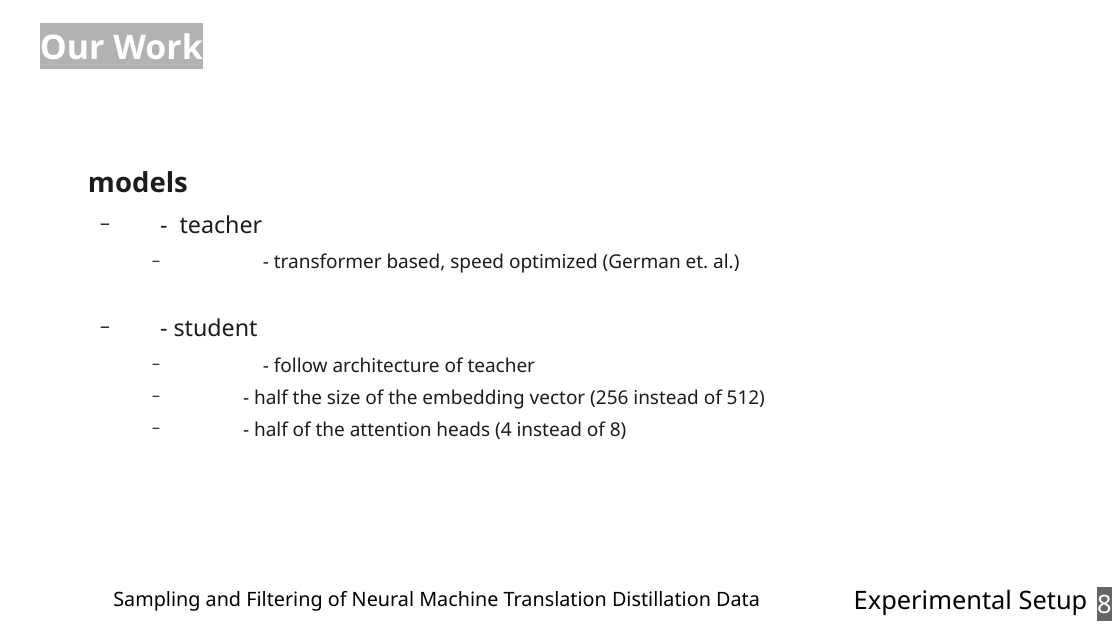
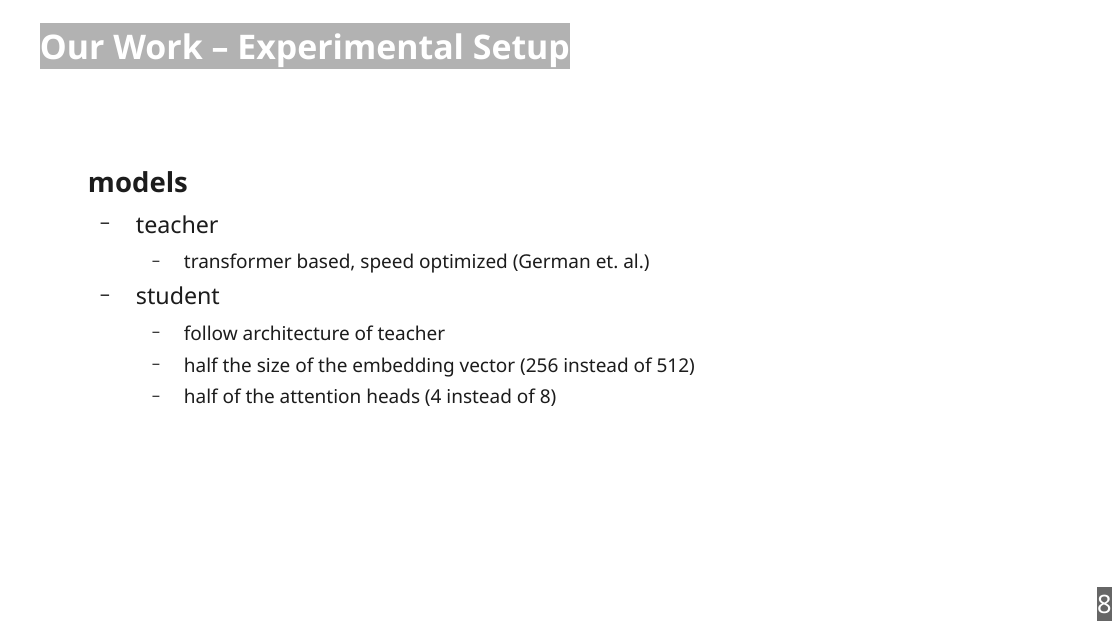
Before and after one commit to zouharvi/reference-mt-distill, a slide deck: slide 8 of meta/final_presentation.odp. Drawn at 1120x630 pixels with LibreOffice and Linux fonts; fonts in the diff are those of the drawing. Boxes give left, top, right and bottom in pixels: in the first picture for what was removed or moved away, otherwise in the second. Text is boxed around its words. In the diff, an @@ line names an element or a change of style, - is before the commit and + after.

```diff
--- a/meta/final_presentation.odp
+++ b/meta/final_presentation.odp
@@ title at (x1=40, y1=33, x2=570, y2=67): text changed @@
-Our Work
+Our Work – Experimental Setup
@@ text at (x1=136, y1=215, x2=695, y2=406): text changed @@
-  − - teacher
-    − - transformer based, speed optimized (German et. al.)
-  − - student
-    − - follow architecture of teacher
-    − - half the size of the embedding vector (256 instead of 512)
-    − - half of the attention heads (4 instead of 8)
+  − teacher
+    − transformer based, speed optimized (German et. al.)
+  − student
+    − follow architecture of teacher
+    − half the size of the embedding vector (256 instead of 512)
+    − half of the attention heads (4 instead of 8)
@@ text removed at (x1=113, y1=591, x2=760, y2=611) @@
-Sampling and Filtering of Neural Machine Translation Distillation Data
@@ text removed at (x1=854, y1=589, x2=1088, y2=615) @@
-Experimental Setup
```
Also in this commit, not shown: 18 other slides changed.
